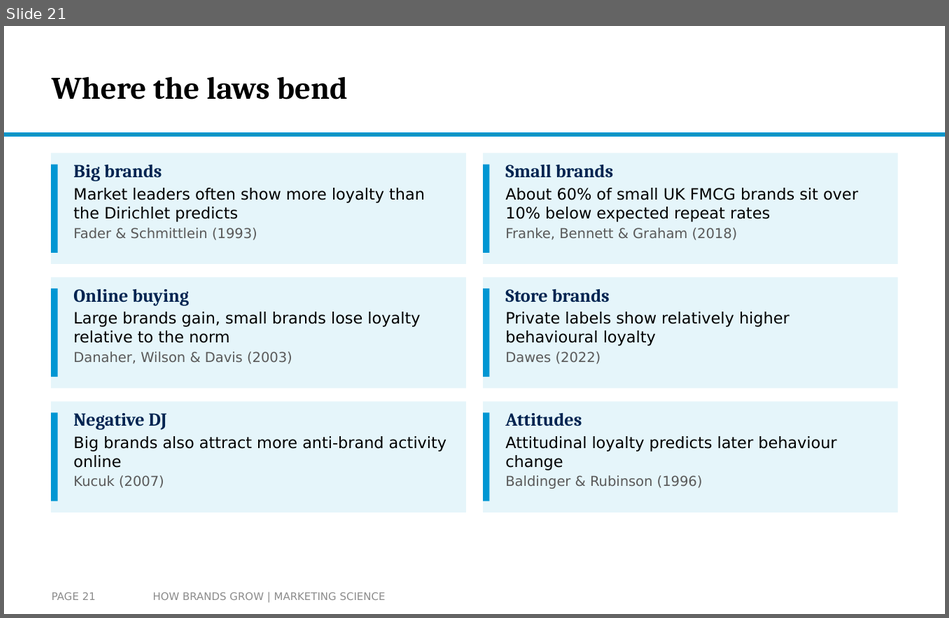
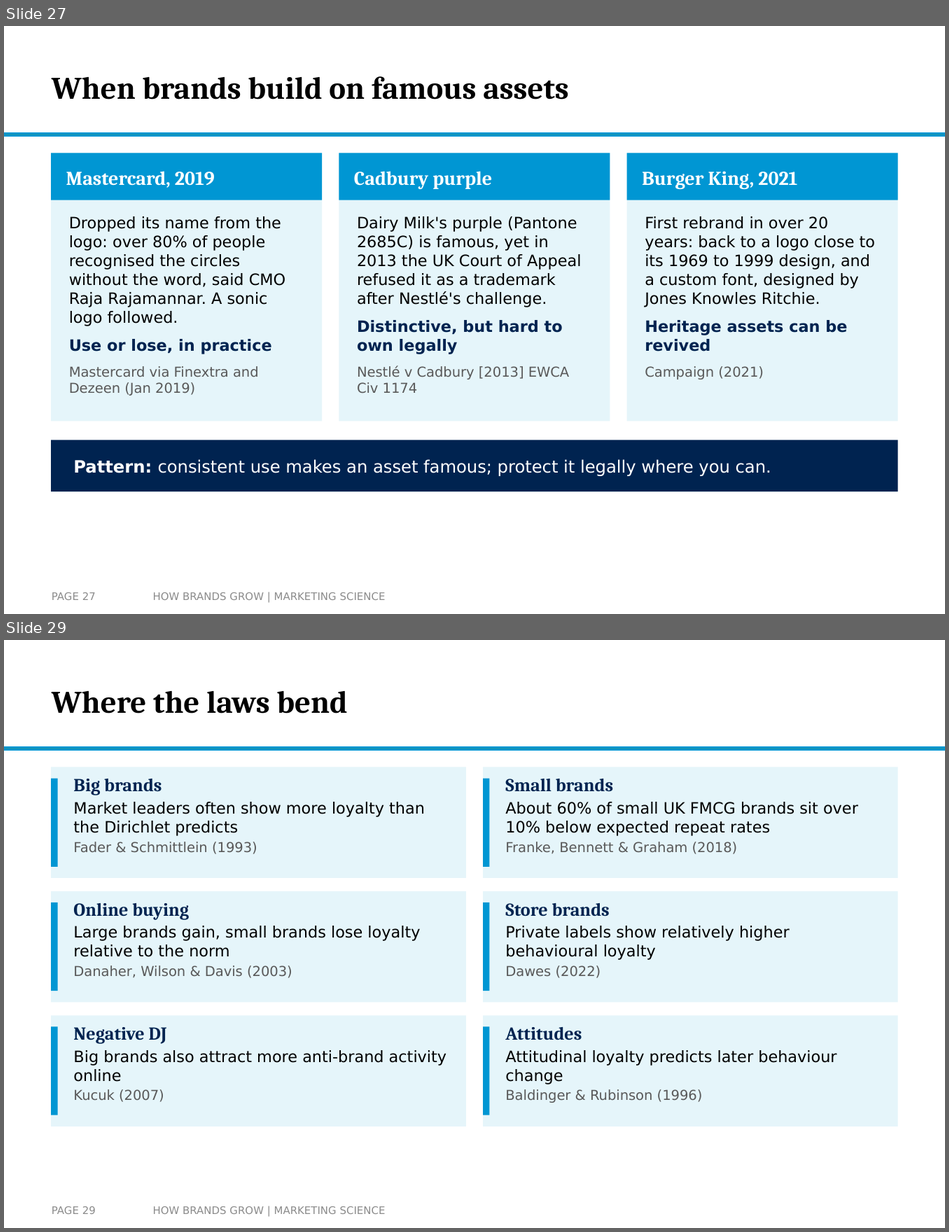
Before and after one commit to arnefloh-wu/international-marketing-analytics-teaching, a slide deck: slides/how-brands-grow_double-jeopardy-and-distinctiveness_WT26-27.pptx. Shown one above the other, each under a label of ours: slide 21 before the commit, slides 27 and 29 after it; the slides between them are not shown. The pictures are 949x618 and 949x1232 pixels, drawn with LibreOffice and Linux fonts; fonts in the diff are those of the drawing; background and template pictures are left out. Boxes give left, top, right and bottom in pixels: in the first picture for what was removed or moved away, otherwise in the second. Text is boxed around its words. In the diff, an @@ line names an element or a change of style, - is before the commit and + after.

```diff
--- a/slides/how-brands-grow_double-jeopardy-and-distinctiveness_WT26-27.pptx
+++ b/slides/how-brands-grow_double-jeopardy-and-distinctiveness_WT26-27.pptx
@@ slide 27 added at (x1=4, y1=26, x2=945, y2=614), background #FFFFFF; not listed: 1 template element that a slide beside it also shows @@
@@ title added at (x1=52, y1=76, x2=569, y2=100), 24 pt, text #000000, bold @@
+When brands build on famous assets
@@ rectangle added at (x1=51, y1=153, x2=322, y2=421), fill #E5F5FA @@
@@ rectangle added at (x1=51, y1=153, x2=322, y2=200), fill #0096D3 @@
@@ text added at (x1=66, y1=171, x2=215, y2=188), 15 pt, text #FFFFFF, bold @@
+Mastercard, 2019
@@ rectangle added at (x1=339, y1=153, x2=610, y2=421), fill #E5F5FA @@
@@ rectangle added at (x1=339, y1=153, x2=610, y2=200), fill #0096D3 @@
@@ text added at (x1=354, y1=171, x2=492, y2=189), 15 pt, text #FFFFFF, bold @@
+Cadbury purple
@@ rectangle added at (x1=627, y1=153, x2=898, y2=421), fill #E5F5FA @@
@@ rectangle added at (x1=627, y1=153, x2=898, y2=200), fill #0096D3 @@
@@ text added at (x1=642, y1=171, x2=797, y2=189), 15 pt, text #FFFFFF, bold @@
+Burger King, 2021
@@ text added at (x1=69, y1=216, x2=286, y2=396), 12 pt, text #000000 @@
+Dropped its name from the logo: over 80% of people recognised the circles without the word, said CMO Raja Rajamannar. A sonic logo followed.
+Use or lose, in practice
+Mastercard via Finextra and Dezeen (Jan 2019)
@@ text added at (x1=357, y1=216, x2=581, y2=394), 12 pt, text #000000 @@
+Dairy Milk's purple (Pantone 2685C) is famous, yet in 2013 the UK Court of Appeal refused it as a trademark after Nestlé's challenge.
+Distinctive, but hard to own legally
+Nestlé v Cadbury [2013] EWCA Civ 1174
@@ text added at (x1=644, y1=216, x2=875, y2=380), 12 pt, text #000000 @@
+First rebrand in over 20 years: back to a logo close to its 1969 to 1999 design, and a custom font, designed by Jones Knowles Ritchie.
+Heritage assets can be revived
+Campaign (2021)
@@ rectangle added at (x1=51, y1=440, x2=898, y2=491), fill #002350 @@
@@ text added at (x1=73, y1=459, x2=771, y2=476), 13 pt, text #FFFFFF @@
+Pattern: consistent use makes an asset famous; protect it legally where you can.
@@ page number added at (x1=52, y1=592, x2=96, y2=600), 8 pt, text #8C8C8C @@
+PAGE 27
@@ text added at (x1=153, y1=592, x2=386, y2=600), 8 pt, text #8C8C8C @@
+HOW BRANDS GROW | MARKETING SCIENCE
@@ what was slide 21 is now slide 29 @@
@@ page number at (x1=52, y1=1206, x2=96, y2=1214): text changed @@
-PAGE 21
+PAGE 29
```
Also in this commit, not shown: 12 slides changed, 8 other slides added, 1 slide removed, 2 other files.
